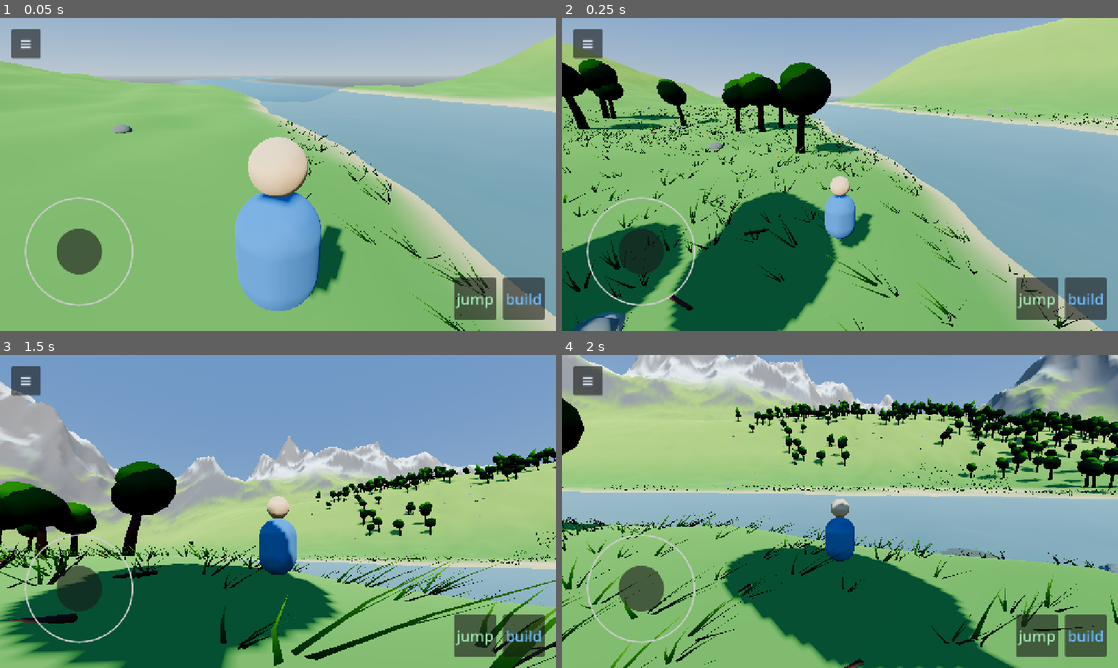
Above: before the commit, frames 1-4 (two rows, left to right).
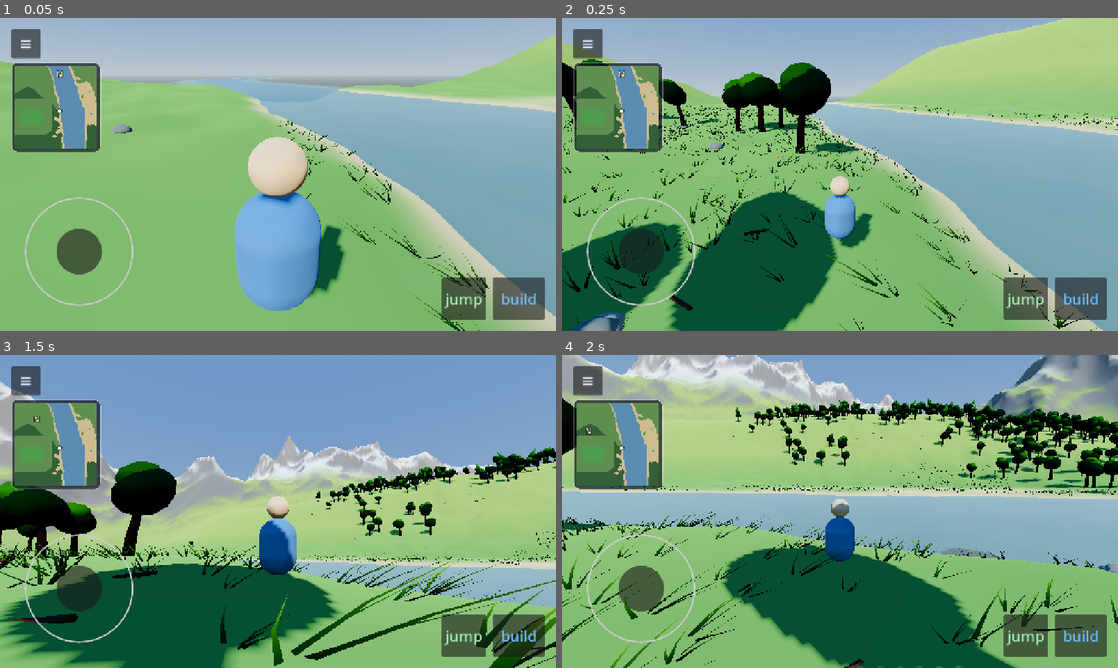
Above: after the commit, the same moments.

Repository: kabartay/aava
Game: Godot game, scene res://main.tscn
Two runs of this game, one before a commit and one after it. Both use one fixed random seed, a clock stepped at 60 frames per second and the inputs below.
Inputs (mouse positions are in pixels of both pictures, inside the frame that each line leads up to):
- Up to frame 1 (0.05 s): no input
- Up to frame 2 (0.25 s): no input
- Up to frame 3 (1.5 s): tap Enter at 0.5 s; drag from (278, 511) to (333, 442) at 0.52 s; drag from (166, 527) to (250, 574) at 1.27 s
- Up to frame 4 (2 s): no input

The runs differ from the first frame. In frame 1, 5.5% of the frame differs, in the area x 2-98%, y 14-97%; in frame 2, 5.4%; in frame 3, 5.5%; in frame 4, 5.3%.

Commit message:
A map in the corner, with north on it
Drawn from the height field rather than from a second 3D camera. What a child
needs from a map — where is the river, where is the pitch, which way am I facing
— is exactly what the height field already knows, and a second camera would cost
a whole extra pass over the world every frame to answer a question already
answered.

Three sizes rather than two, because hidden and visible is not enough: a small
map is for glancing at while walking, a large one for working out where to go.
Tapping cycles. The compass letter rides around the rim rather than sitting in a
corner, so north is a direction rather than a label — a child told "the mountains
are north" can then use it without being taught to read a map. Everything the
children have built shows as a bright dot, because the first thing a child looks
for on a map is his own house.

Four bugs, each invisible in the one before it:

- The map only redrew when the game's main loop asked it to, so the screenshot
  tool — which builds the same interface but runs no game loop — showed an empty
  panel. It now keeps itself up to date; a widget that works only when something
  remembers to poke it will eventually meet something that forgets.
- The player marker was a direct child of a PanelContainer, which stretches its
  children to fill it, so the dot became a white sheet over the whole map.
- TextureRect draws its texture at the texture's own size unless expand_mode
  says otherwise, so a 75-pixel map sat in the corner of a 190-pixel panel.
- And the buttons overlapped in Russian: their width was a constant that fitted
  "jump" and "build" and not "прыжок" and "строить". They now size to their own
  text, which is the only version that survives a third language.

Diff:
--- a/src/build/structures.gd
+++ b/src/build/structures.gd
@@ -76,6 +76,13 @@
 
 func _ground_under(at: Vector3) -> float:
 	return field.height_at(at.x, at.z)
+
+## Where everything stands, for the map.
+func positions() -> Array[Vector3]:
+	var out: Array[Vector3] = []
+	for record in _records:
+		out.append(record["position"])
+	return out
 
 ## The piece nearest to a point, within reach, or an empty dictionary.
 ##
--- a/src/dev/capture.gd
+++ b/src/dev/capture.gd
@@ -142,7 +142,8 @@
 			if not record.is_empty():
 				_structures.remove(record),
 		func(code: StringName) -> void: Text.set_language(code),
-		func() -> void: pass
+		func() -> void: pass,
+		_world.field, _player, _structures
 	)
 
 	if _demo:
--- a/src/dev/ci_check.gd
+++ b/src/dev/ci_check.gd
@@ -335,7 +335,7 @@
 		"Atmosphere", "PlantMeshes", "Vegetation", "VegetationTile", "Pickups",
 		"Birds", "World", "Player", "CameraRig", "CameraPad", "Hud",
 		"InputActions", "ItemKinds", "Inventory", "SaveGame", "Wiring",
-		"BuildKinds", "Structures", "BuildMode", "Backpack", "Text", "HouseParts",
+		"BuildKinds", "Structures", "BuildMode", "Backpack", "Text", "HouseParts", "Minimap",
 		"Pitch", "Ball", "Goal", "FootballGround", "Boulders", "HouseParts",
 	])
 	var missing := PackedStringArray()
--- a/src/game/wiring.gd
+++ b/src/game/wiring.gd
@@ -20,7 +20,10 @@
 	on_jump: Callable,
 	on_remove: Callable,
 	on_language: Callable,
-	on_reset: Callable
+	on_reset: Callable,
+	field: HeightField,
+	player: Node3D,
+	structures: Structures
 ) -> void:
 	hud.camera_dragged.connect(camera_rig.orbit)
 	hud.camera_zoomed.connect(camera_rig.zoom)
@@ -35,6 +38,13 @@
 	hud.reset_requested.connect(on_reset)
 	build_mode.preview_changed.connect(hud.set_build_state)
 
+	# The map is attached here rather than by the caller, because the screenshot
+	# tool built its own interface and silently had no map — exactly the drift
+	# this function exists to stop.
+	var minimap := Minimap.new(field)
+	minimap.follow(player, camera_rig, structures)
+	hud.attach_minimap(minimap)
+
 	inventory.changed.connect(hud.set_item_count)
 	# Seed the display with what is already carried, because a signal only fires
 	# on a change and a restored save has already changed.
--- a/src/main.gd
+++ b/src/main.gd
@@ -112,7 +112,7 @@
 	hud.name = "Hud"
 	add_child(hud)
 	hud.set_score(world.football.score)
-	Wiring.connect_hud(hud, build_mode, camera_rig, inventory, _on_place, _on_kick_start, _on_kick_release, _on_jump, _on_remove, _on_language, _on_reset)
+	Wiring.connect_hud(hud, build_mode, camera_rig, inventory, _on_place, _on_kick_start, _on_kick_release, _on_jump, _on_remove, _on_language, _on_reset, world.field, player, structures)
 
 	world.follow(start)
 	print("Aava seed %d, spawn %v, save at %s" % [world.world_seed, start, SaveGame.absolute_path()])
@@ -201,7 +201,7 @@
 	Wiring.connect_hud(
 		hud, build_mode, camera_rig, inventory,
 		_on_place, _on_kick_start, _on_kick_release,
-		_on_jump, _on_remove, _on_language, _on_reset
+		_on_jump, _on_remove, _on_language, _on_reset, world.field, player, structures
 	)
 	hud.set_score(world.football.score)
 	if was_building:
--- a/src/ui/hud.gd
+++ b/src/ui/hud.gd
@@ -32,6 +32,7 @@
 
 var _stick: VirtualJoystick
 var _backpack: Backpack
+var _minimap: Minimap
 var _build_button: Button
 var _palette: HBoxContainer
 var _palette_buttons: Dictionary = {}
@@ -272,7 +273,11 @@
 func _button(text: String, color: Color) -> Button:
 	var button := Button.new()
 	button.text = text
-	button.custom_minimum_size = Vector2(BUTTON, BUTTON)
+	# Wide enough for the word it holds, never narrower than a thumb. A fixed
+	# width fitted the English and overlapped as soon as the same buttons said
+	# "прыжок" and "строить".
+	var wide := maxf(BUTTON, float(text.length()) * 17.0 + 34.0)
+	button.custom_minimum_size = Vector2(wide, BUTTON)
 	button.add_theme_font_size_override("font_size", 34)
 	button.add_theme_color_override("font_color", color)
 	button.focus_mode = Control.FOCUS_NONE
@@ -334,6 +339,17 @@
 	_kick_button.visible = in_reach
 	_layout()
 
+## The map is built by whoever owns the world, because it needs the height
+## field, and the HUD is not the place to know about terrain.
+func attach_minimap(minimap: Minimap) -> void:
+	_minimap = minimap
+	add_child(minimap)
+	_layout()
+
+func track_map(world_position: Vector3, yaw: float, built: Array[Vector3]) -> void:
+	if _minimap != null:
+		_minimap.track(world_position, yaw, built)
+
 ## Which storey the next piece will land on, or nothing if it is not a house
 ## part. Includes the hint the first time a player is on the ground floor, since
 ## that is when knowing you can go up is useful.
@@ -428,6 +444,14 @@
 		safe.position.x + MARGIN,
 		safe.position.y + MARGIN
 	)
+
+	# The map sits under the menu button, top left, where a child's eye goes
+	# first and where nothing else competes for the corner.
+	if _minimap != null:
+		_minimap.position = Vector2(
+			safe.position.x + MARGIN,
+			safe.position.y + MARGIN + BUTTON * 0.7 + 10.0
+		)
 	_menu.position = _menu_button.position + Vector2(0.0, BUTTON * 0.7 + 10.0)
 
 	_backpack.position = Vector2(
@@ -436,15 +460,18 @@
 	)
 
 	_build_button.position = Vector2(
-		safe.position.x + safe.size.x - BUTTON - MARGIN,
+		safe.position.x + safe.size.x - _build_button.size.x - MARGIN,
 		safe.position.y + safe.size.y - BUTTON - MARGIN
 	)
 
 	# Left of build, so the right thumb reaches jump without leaving the corner.
-	_jump_button.position = _build_button.position - Vector2(BUTTON + 16.0, 0.0)
-
-	_place_button.position = _build_button.position - Vector2(0.0, BUTTON + 16.0)
-	_remove_button.position = _place_button.position - Vector2(BUTTON + 16.0, 0.0)
+	_jump_button.position = _build_button.position - Vector2(_jump_button.size.x + 16.0, 0.0)
+
+	_place_button.position = Vector2(
+		safe.position.x + safe.size.x - _place_button.size.x - MARGIN,
+		_build_button.position.y - BUTTON - 16.0
+	)
+	_remove_button.position = _place_button.position - Vector2(_remove_button.size.x + 16.0, 0.0)
 
 	# Above the build button when build mode is closed, above the place button
 	# when it is open, so the two never overlap.
--- /dev/null
+++ b/src/ui/minimap.gd
@@ -0,0 +1,241 @@
+class_name Minimap
+extends PanelContainer
+
+## A map in the corner, with north on it.
+##
+## Drawn from the height field directly rather than from a rendered viewport: a
+## second 3D camera costs a whole extra pass over the world every frame, and
+## what a child needs from a map — where is the river, where is the pitch, which
+## way am I facing — is exactly what the height field already knows.
+##
+## It has three sizes rather than two, because "hidden" and "visible" is not
+## enough: a small map is for glancing at while walking, and a large one is for
+## working out where to go. Tapping cycles through them.
+
+enum Size {HIDDEN, SMALL, LARGE}
+
+const SMALL_PIXELS := 190.0
+const LARGE_PIXELS := 340.0
+
+## How many metres across the map shows at each size. The small one is a
+## neighbourhood; the large one should reach the mountains, so that a child can
+## see the shape of the whole valley and not merely his own footprints.
+const SMALL_RANGE := 150.0
+const LARGE_RANGE := 460.0
+
+## Metres between samples. Coarse on purpose: this is a map, not a photograph,
+## and every sample is a call into the height field.
+const STEP := 2.0
+
+const WATER := Color(0.36, 0.55, 0.70)
+const SAND := Color(0.80, 0.74, 0.56)
+const GRASS := Color(0.38, 0.56, 0.32)
+const FOREST := Color(0.20, 0.38, 0.22)
+const ROCK := Color(0.52, 0.50, 0.50)
+const SNOW := Color(0.90, 0.92, 0.95)
+const PITCH := Color(0.30, 0.62, 0.30)
+
+var _size := Size.SMALL
+var _field: HeightField
+var _canvas: TextureRect
+var _image: Image
+var _texture: ImageTexture
+var _player_dot: Control
+var _compass: Label
+var _built: Array[Vector3] = []
+
+## Where the map was last drawn from, so it is only redrawn when the player has
+## actually gone somewhere. Redrawing every frame would sample the height field
+## thousands of times a frame for a picture that has not changed.
+var _drawn_at := Vector3(1e9, 1e9, 1e9)
+var _drawn_size := Size.HIDDEN
+
+func _init(field: HeightField) -> void:
+	_field = field
+
+	var style := StyleBoxFlat.new()
+	style.bg_color = Color(0.07, 0.09, 0.12, 0.72)
+	style.set_corner_radius_all(14)
+	style.content_margin_left = 8.0
+	style.content_margin_right = 8.0
+	style.content_margin_top = 8.0
+	style.content_margin_bottom = 8.0
+	style.border_color = Color(1.0, 1.0, 1.0, 0.14)
+	style.set_border_width_all(1)
+	add_theme_stylebox_override("panel", style)
+	mouse_filter = Control.MOUSE_FILTER_STOP
+
+	_canvas = TextureRect.new()
+	# Scaled to fill and left crisp rather than smoothed. The map is 43 pixels
+	# across, and interpolation turned a legible little chart of the valley into
+	# a green smear.
+	_canvas.stretch_mode = TextureRect.STRETCH_SCALE
+	# Without this the TextureRect draws the texture at its own 75-pixel size in
+	# the corner and leaves the rest of the panel empty: expand_mode decides
+	# whether the node may be larger than the image it holds, and the default
+	# says no.
+	_canvas.expand_mode = TextureRect.EXPAND_IGNORE_SIZE
+	_canvas.texture_filter = CanvasItem.TEXTURE_FILTER_NEAREST
+	_canvas.mouse_filter = Control.MOUSE_FILTER_IGNORE
+	add_child(_canvas)
+
+	# The player is always dead centre, so the marker is a fixed dot rather than
+	# something that has to be positioned.
+	# The player is always at the centre of his own map, so this is a fixed
+	# marker rather than something that has to be positioned each frame.
+	_player_dot = Panel.new()
+	var dot := StyleBoxFlat.new()
+	dot.bg_color = Color(1.0, 1.0, 1.0, 0.95)
+	dot.set_corner_radius_all(6)
+	dot.border_color = Color(0.1, 0.12, 0.16, 0.9)
+	dot.set_border_width_all(2)
+	_player_dot.add_theme_stylebox_override("panel", dot)
+	_player_dot.custom_minimum_size = Vector2(12.0, 12.0)
+	_player_dot.size = Vector2(12.0, 12.0)
+	_player_dot.mouse_filter = Control.MOUSE_FILTER_IGNORE
+	# Added to the canvas, not to this container: a PanelContainer stretches
+	# every direct child to fill it, and the dot became a white sheet over the
+	# entire map.
+	_canvas.add_child(_player_dot)
+
+	_compass = Label.new()
+	_compass.text = "N"
+	_compass.add_theme_font_size_override("font_size", 18)
+	_compass.add_theme_color_override("font_color", Color(1.0, 0.94, 0.80))
+	_compass.add_theme_color_override("font_outline_color", Color(0.0, 0.0, 0.0, 0.8))
+	_compass.add_theme_constant_override("outline_size", 5)
+	_compass.mouse_filter = Control.MOUSE_FILTER_IGNORE
+	_canvas.add_child(_compass)
+
+	_apply_size()
+
+## Tap to cycle hidden, small, large.
+func _gui_input(event: InputEvent) -> void:
+	# Typed explicitly: `event.pressed` on a base InputEvent is a Variant, and
+	# an inferred bool from one is a parse error — the same inference trap in
+	# yet another disguise.
+	var tapped := false
+	if event is InputEventScreenTouch:
+		tapped = (event as InputEventScreenTouch).pressed
+	elif event is InputEventMouseButton:
+		var click := event as InputEventMouseButton
+		tapped = click.pressed and click.button_index == MOUSE_BUTTON_LEFT
+	if not tapped:
+		return
+	_size = ((_size + 1) % Size.size()) as Size
+	_apply_size()
+	accept_event()
+
+func cycle() -> void:
+	_size = ((_size + 1) % Size.size()) as Size
+	_apply_size()
+
+func _apply_size() -> void:
+	var pixels := SMALL_PIXELS if _size == Size.SMALL else LARGE_PIXELS
+	visible = _size != Size.HIDDEN
+	custom_minimum_size = Vector2(pixels, pixels)
+	size = Vector2(pixels, pixels)
+	_canvas.custom_minimum_size = Vector2(pixels, pixels)
+	_canvas.size = Vector2(pixels, pixels)
+	# Force a redraw at the new scale.
+	_drawn_at = Vector3(1e9, 1e9, 1e9)
+
+## Who to follow. Given the player and camera once, the map keeps itself up to
+## date in _process rather than waiting to be told each frame.
+##
+## It was driven from the game's main loop, and the screenshot tool — which
+## builds the same interface but runs no game loop — therefore showed an empty
+## panel. A widget that only works when something remembers to poke it will
+## eventually meet something that forgets.
+var _follow_player: Node3D
+var _follow_camera: CameraRig
+var _follow_structures: Structures
+
+func follow(player: Node3D, camera: CameraRig, structures: Structures) -> void:
+	_follow_player = player
+	_follow_camera = camera
+	_follow_structures = structures
+
+func _process(_delta: float) -> void:
+	if _follow_player == null or not is_instance_valid(_follow_player):
+		return
+	track(
+		_follow_player.global_position,
+		_follow_camera.yaw if _follow_camera != null else 0.0,
+		_follow_structures.positions() if _follow_structures != null else ([] as Array[Vector3])
+	)
+
+## Called with where the player is and which way the camera looks.
+func track(world_position: Vector3, yaw: float, built: Array[Vector3]) -> void:
+	if _size == Size.HIDDEN:
+		return
+	_built = built
+	# Redraw only after real movement, or at a new size.
+	if _size == _drawn_size and world_position.distance_to(_drawn_at) < STEP:
+		_orient(yaw)
+		return
+	_drawn_at = world_position
+	_drawn_size = _size
+	_redraw(world_position)
+	_orient(yaw)
+
+## The compass letter rides around the edge of the map, so north is a direction
+## rather than a label. A child who has been told "the mountains are north" can
+## then use it without being taught to read a map.
+func _orient(yaw: float) -> void:
+	var radius := size.x * 0.5 - 18.0
+	var centre := size * 0.5
+	_player_dot.position = centre - _player_dot.size * 0.5
+	# The map is drawn with world north up, so north on screen is simply up,
+	# rotated by however far the camera has turned.
+	var angle := yaw - PI * 0.5
+	_compass.position = centre + Vector2(cos(angle), sin(angle)) * radius - _compass.size * 0.5
+
+func _redraw(centre: Vector3) -> void:
+	var range_metres := SMALL_RANGE if _size == Size.SMALL else LARGE_RANGE
+	var cells := int(range_metres / STEP)
+	if _image == null or _image.get_width() != cells:
+		_image = Image.create_empty(cells, cells, false, Image.FORMAT_RGB8)
+		_texture = ImageTexture.create_from_image(_image)
+		_canvas.texture = _texture
+
+	var half := range_metres * 0.5
+	for row in cells:
+		var world_z := centre.z - half + float(row) * STEP
+		for column in cells:
+			var world_x := centre.x - half + float(column) * STEP
+			_image.set_pixel(column, row, _colour_at(world_x, world_z))
+
+	_mark_buildings(centre, range_metres, cells)
+	_texture.update(_image)
+
+func _colour_at(x: float, z: float) -> Color:
+	var height := _field.height_at(x, z)
+	if height < HeightField.WATER_LEVEL:
+		return WATER
+	if Pitch.is_in_play(x, z):
+		return PITCH
+	if height < HeightField.WATER_LEVEL + 1.0:
+		return SAND
+	if height > 100.0:
+		return SNOW
+	if _field.steepness_at(x, z) > 0.45:
+		return ROCK
+	if _field.forest_density_at(x, z) > 0.3:
+		return FOREST
+	return GRASS
+
+## Everything the children have built shows as a bright dot. This is what makes
+## the map theirs rather than a survey: the first thing a child looks for is his
+## own house.
+func _mark_buildings(centre: Vector3, range_metres: float, cells: int) -> void:
+	var half := range_metres * 0.5
+	for at in _built:
+		var column := int((at.x - centre.x + half) / STEP)
+		var row := int((at.z - centre.z + half) / STEP)
+		if column < 1 or row < 1 or column >= cells - 1 or row >= cells - 1:
+			continue
+		var spread := PackedInt32Array([-1, 0, 1])
+		for dx in spread:
+			for dz in spread:
+				_image.set_pixel(column + dx, row + dz, Color(1.0, 0.86, 0.42))
Not shown, added: src/dev/mp.gd.uid
Not shown, added: src/dev/mp2.gd.uid
Not shown, added: src/ui/minimap.gd.uid
